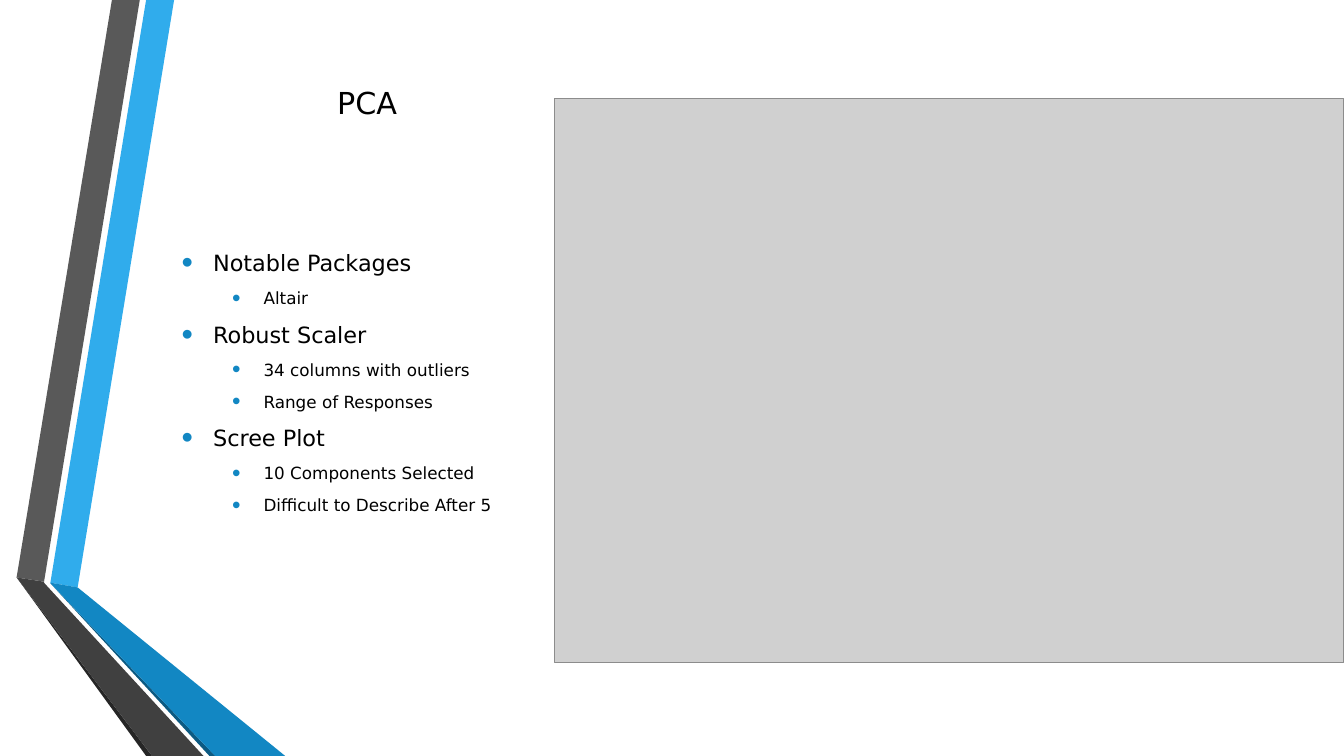
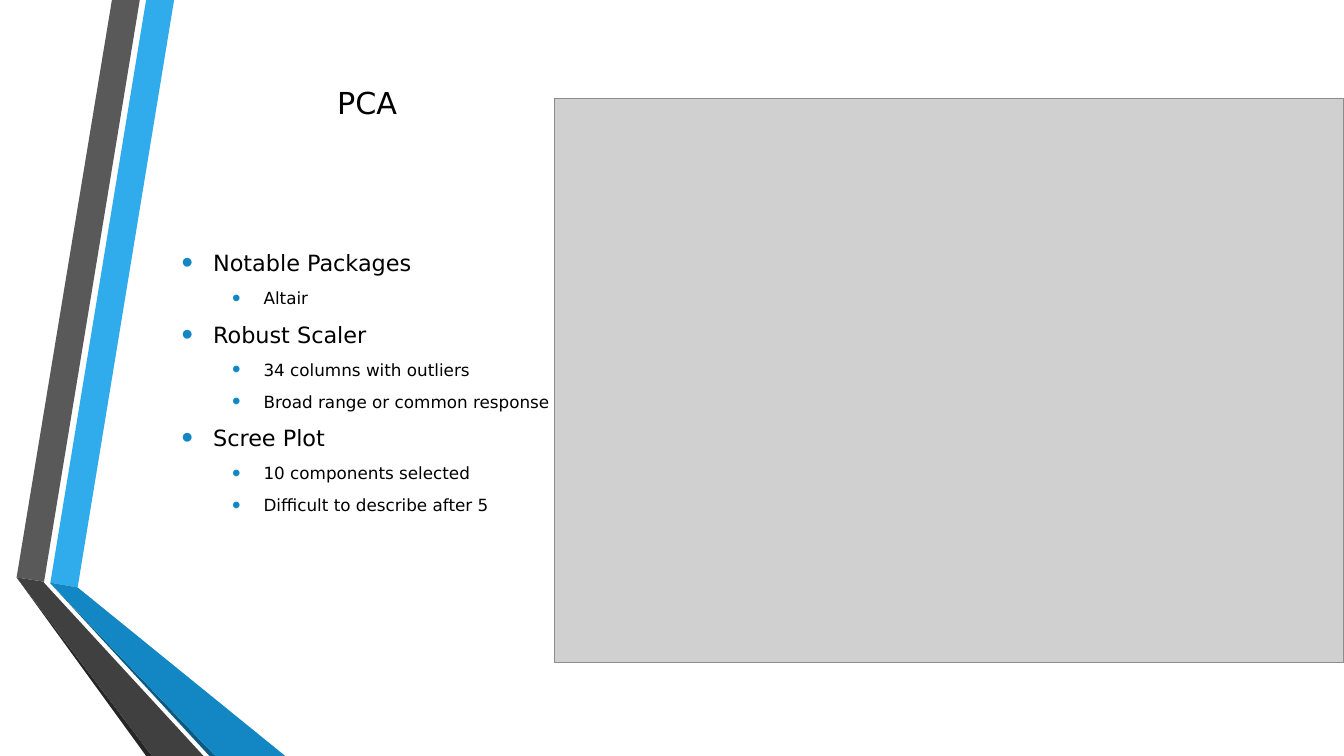
Before and after one commit to ringmatt/PPOL566_DataSci3_Projects, a slide deck: slide 4 of Project1_Clustering/output/ringmatt_project1_presentation.pptx. Drawn at 1344x756 pixels with LibreOffice and Linux fonts; fonts in the diff are those of the drawing; grey boxes stand for pictures; background and template pictures are left out. Boxes give left, top, right and bottom in pixels: in the first picture for what was removed or moved away, otherwise in the second. Text is boxed around its words. In the diff, an @@ line names an element or a change of style, - is before the commit and + after.

```diff
--- a/Project1_Clustering/output/ringmatt_project1_presentation.pptx
+++ b/Project1_Clustering/output/ringmatt_project1_presentation.pptx
@@ text at (x1=264, y1=395, x2=549, y2=412): text changed @@
-  • Range of Responses
+  • Broad range or common response
@@ text at (x1=264, y1=466, x2=489, y2=512): text changed @@
-  • 10 Components Selected
-  • Difficult to Describe After 5
+  • 10 components selected
+  • Difficult to describe after 5
```
Also in this commit, not shown: 3 other slides changed, 1 slide added, 4 other files.
